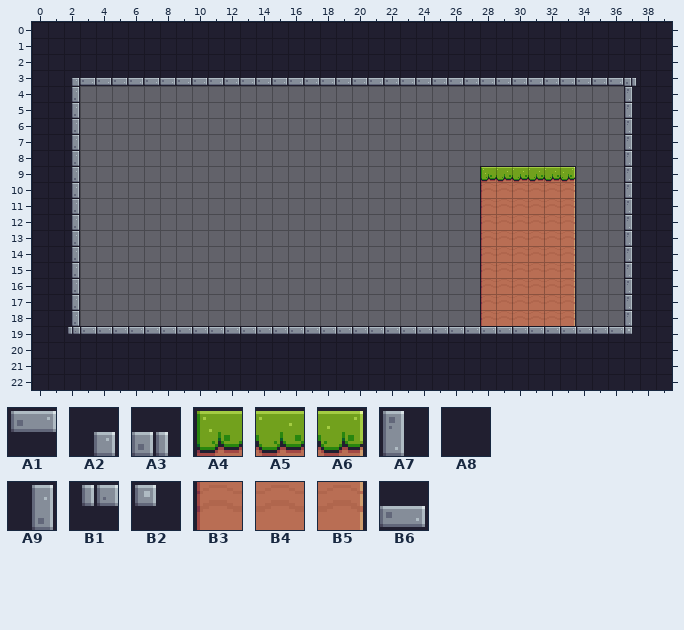
A Tiled map gets an edit: assets/tiles/level-03.tmx. The first picture shows the starting point.
Cells are 16x16 px. Shown: x 0..39, y 0..22.
Key: from "Pixel_adventure": A1 1, A2 3, A3 4, A4 6, A5 7, A6 8, A7 22, A8 23, A9 24, B1 25, B2 26, B3 28, B4 29, B5 30, B6 45.
__ is an empty cell.
Layer "Background" before, first column x 0:
 0 A8 A8 A8 A8 A8 A8 A8 A8 A8 A8 A8 A8 A8 A8 A8 A8 A8 A8 A8 A8 A8 A8 A8 A8 A8 A8 A8 A8 A8 A8 A8 A8 A8 A8 A8 A8 A8 A8 A8 A8
 1 A8 A8 A8 A8 A8 A8 A8 A8 A8 A8 A8 A8 A8 A8 A8 A8 A8 A8 A8 A8 A8 A8 A8 A8 A8 A8 A8 A8 A8 A8 A8 A8 A8 A8 A8 A8 A8 A8 A8 A8
 2 A8 A8 A8 A8 A8 A8 A8 A8 A8 A8 A8 A8 A8 A8 A8 A8 A8 A8 A8 A8 A8 A8 A8 A8 A8 A8 A8 A8 A8 A8 A8 A8 A8 A8 A8 A8 A8 A8 A8 A8
 3 A8 A8 A2 B6 B6 B6 B6 B6 B6 B6 B6 B6 B6 B6 B6 B6 B6 B6 B6 B6 B6 B6 B6 B6 B6 B6 B6 B6 B6 B6 B6 B6 B6 B6 B6 B6 B6 A3 A8 A8
 4 A8 A8 A9 __ __ __ __ __ __ __ __ __ __ __ __ __ __ __ __ __ __ __ __ __ __ __ __ __ __ __ __ __ __ __ __ __ __ A7 A8 A8
 5 A8 A8 A9 __ __ __ __ __ __ __ __ __ __ __ __ __ __ __ __ __ __ __ __ __ __ __ __ __ __ __ __ __ __ __ __ __ __ A7 A8 A8
 6 A8 A8 A9 __ __ __ __ __ __ __ __ __ __ __ __ __ __ __ __ __ __ __ __ __ __ __ __ __ __ __ __ __ __ __ __ __ __ A7 A8 A8
 7 A8 A8 A9 __ __ __ __ __ __ __ __ __ __ __ __ __ __ __ __ __ __ __ __ __ __ __ __ __ __ __ __ __ __ __ __ __ __ A7 A8 A8
 8 A8 A8 A9 __ __ __ __ __ __ __ __ __ __ __ __ __ __ __ __ __ __ __ __ __ __ __ __ __ __ __ __ __ __ __ __ __ __ A7 A8 A8
 9 A8 A8 A9 __ __ __ __ __ __ __ __ __ __ __ __ __ __ __ __ __ __ __ __ __ __ __ __ __ A4 A5 A5 A5 A5 A6 __ __ __ A7 A8 A8
10 A8 A8 A9 __ __ __ __ __ __ __ __ __ __ __ __ __ __ __ __ __ __ __ __ __ __ __ __ __ B3 B4 B4 B4 B4 B5 __ __ __ A7 A8 A8
11 A8 A8 A9 __ __ __ __ __ __ __ __ __ __ __ __ __ __ __ __ __ __ __ __ __ __ __ __ __ B3 B4 B4 B4 B4 B5 __ __ __ A7 A8 A8
12 A8 A8 A9 __ __ __ __ __ __ __ __ __ __ __ __ __ __ __ __ __ __ __ __ __ __ __ __ __ B3 B4 B4 B4 B4 B5 __ __ __ A7 A8 A8
13 A8 A8 A9 __ __ __ __ __ __ __ __ __ __ __ __ __ __ __ __ __ __ __ __ __ __ __ __ __ B3 B4 B4 B4 B4 B5 __ __ __ A7 A8 A8
14 A8 A8 A9 __ __ __ __ __ __ __ __ __ __ __ __ __ __ __ __ __ __ __ __ __ __ __ __ __ B3 B4 B4 B4 B4 B5 __ __ __ A7 A8 A8
15 A8 A8 A9 __ __ __ __ __ __ __ __ __ __ __ __ __ __ __ __ __ __ __ __ __ __ __ __ __ B3 B4 B4 B4 B4 B5 __ __ __ A7 A8 A8
16 A8 A8 A9 __ __ __ __ __ __ __ __ __ __ __ __ __ __ __ __ __ __ __ __ __ __ __ __ __ B3 B4 B4 B4 B4 B5 __ __ __ A7 A8 A8
17 A8 A8 A9 __ __ __ __ __ __ __ __ __ __ __ __ __ __ __ __ __ __ __ __ __ __ __ __ __ B3 B4 B4 B4 B4 B5 __ __ __ A7 A8 A8
18 A8 A8 A9 __ __ __ __ __ __ __ __ __ __ __ __ __ __ __ __ __ __ __ __ __ __ __ __ __ B3 B4 B4 B4 B4 B5 __ __ __ A7 A8 A8
19 A8 A8 B1 A1 A1 A1 A1 A1 A1 A1 A1 A1 A1 A1 A1 A1 A1 A1 A1 A1 A1 A1 A1 A1 A1 A1 A1 A1 A1 A1 A1 A1 A1 A1 A1 A1 A1 B2 A8 A8
20 A8 A8 A8 A8 A8 A8 A8 A8 A8 A8 A8 A8 A8 A8 A8 A8 A8 A8 A8 A8 A8 A8 A8 A8 A8 A8 A8 A8 A8 A8 A8 A8 A8 A8 A8 A8 A8 A8 A8 A8
21 A8 A8 A8 A8 A8 A8 A8 A8 A8 A8 A8 A8 A8 A8 A8 A8 A8 A8 A8 A8 A8 A8 A8 A8 A8 A8 A8 A8 A8 A8 A8 A8 A8 A8 A8 A8 A8 A8 A8 A8
22 A8 A8 A8 A8 A8 A8 A8 A8 A8 A8 A8 A8 A8 A8 A8 A8 A8 A8 A8 A8 A8 A8 A8 A8 A8 A8 A8 A8 A8 A8 A8 A8 A8 A8 A8 A8 A8 A8 A8 A8
After:
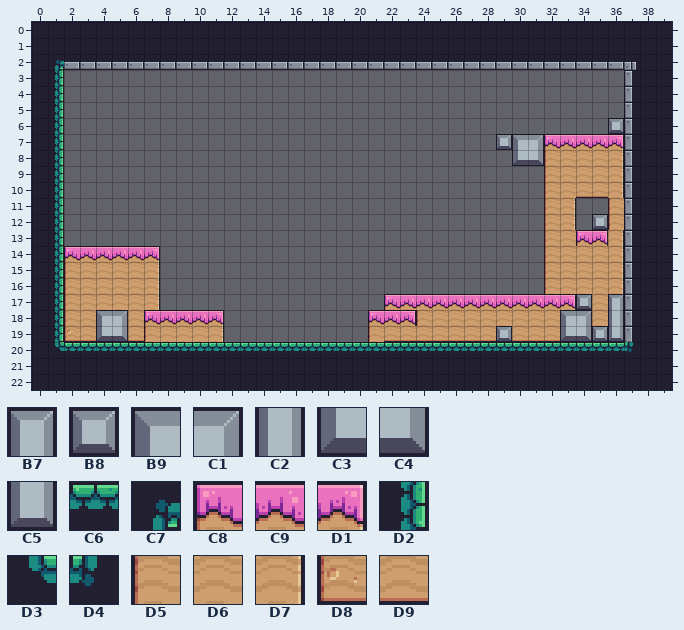
Further tiles: from "Pixel_adventure": B7 103, B8 122, B9 123, C1 124, C2 125, C3 145, C4 146, C5 147, C6 177, C7 179, C8 182, C9 183, D1 184, D2 200, D3 201, D4 202, D5 204, D6 205, D7 206, D8 226, D9 227.
The exact change:
Layer "Background":
Tile A8 becomes tile A3 in row 2 at x 37.
Tile A3 becomes tile A7 in row 3 at x 37.
Tile B2 becomes tile A7 in row 19 at x 37.
Tile A8 becomes tile B6 in row 2 at x 2 to 36.
The author put tile B7 in row 17 at x 36.
Tile A1 becomes tile B8 in row 19 at x 29 and 35.
The author put tile B8 in row 6 at x 36; in row 7 at x 29; in row 12 at x 35; in row 17 at x 34.
Tile B5 becomes tile B9 in row 18 at x 33.
The author put tile B9 in row 7 at x 30; in row 18 at x 4.
The author put tile C1 in row 7 at x 31; in row 18 at x 5 and 34.
The author put tile C2 in row 18 at x 36.
Tile A1 becomes tile C3 in row 19 at x 4 and 33.
The author put tile C3 in row 8 at x 30.
Tile A1 becomes tile C4 in row 19 at x 5 and 34.
The author put tile C4 in row 8 at x 31.
Tile A1 becomes tile C5 in row 19 at x 36.
Tile A8 becomes tile C6 in row 20 at x 2 to 36.
Tile A8 becomes tile C7 in row 2 at x 1.
Tile A9 becomes tile C8 in row 14 at x 2.
The author put tile C8 in row 7 at x 32; in row 13 at x 34; in row 17 at x 22; in row 18 at x 7 and 21.
Tile B3 becomes tile C9 in row 17 at x 28.
Tile B4 becomes tile C9 in row 17 at x 29 to 32.
The author put tile C9 in row 7 at x 33 to 35; in row 14 at x 3 to 6; in row 17 at x 23 to 27; in row 18 at x 8 to 10 and 22.
Tile B5 becomes tile D1 in row 17 at x 33.
The author put tile D1 in row 7 at x 36; in row 13 at x 35; in row 14 at x 7; in row 18 at x 11 and 23.
Tile A8 becomes tile D2 in rows 3 to 19 at x 1.
Tile A8 becomes tile D3 in row 20 at x 1.
Tile A8 becomes tile D4 in row 20 at x 37.
Tile A1 becomes tile D5 in row 19 at x 7 and 21.
Tile A5 becomes tile D5 in row 9 at x 32.
Tile A9 becomes tile D5 in rows 15 to 18 at x 2.
Tile B4 becomes tile D5 in rows 10 to 16 at x 32.
The author put tile D5 in row 8 at x 32; in rows 11 to 12 at x 36; in row 18 at x 24.
Tile A1 becomes tile D6 in row 19 at x 8 to 10.
Tile A6 becomes tile D6 in row 9 at x 33.
Tile B3 becomes tile D6 in row 18 at x 28.
Tile B4 becomes tile D6 in row 18 at x 29 to 32.
Tile B5 becomes tile D6 in row 10 at x 33; in rows 13 to 16 at x 33.
The author put tile D6 in row 8 at x 33 to 35; in row 9 at x 34 to 35; in row 14 at x 34 to 35; in rows 15 to 16 at x 3 to 6 and 34 to 35; in row 17 at x 3 to 6 and 35; in row 18 at x 3, 6, 25 to 27 and 35.
Tile A1 becomes tile D7 in row 19 at x 11.
Tile B5 becomes tile D7 in rows 11 to 12 at x 33.
The author put tile D7 in rows 8 to 10 at x 36; in rows 13 to 14 at x 36; in rows 15 to 16 at x 7 and 36; in row 17 at x 7.
Tile B1 becomes tile D8 in row 19 at x 2.
Tile A1 becomes tile D9 in row 19 at x 3, 6, 22 to 28 and 30 to 32.
The author put tile D9 in row 10 at x 34 to 35.
Tile A1 is gone in row 19 at x 12 to 20.
Tile A2 is gone in row 3 at x 2.
Tile A4 is gone in row 9 at x 28.
Tile A5 is gone in row 9 at x 29 to 31.
Tile A9 is gone in rows 4 to 13 at x 2.
Tile B3 is gone in rows 10 to 16 at x 28.
Tile B4 is gone in rows 10 to 16 at x 29 to 31.
Tile B6 is gone in row 3 at x 3 to 36.
